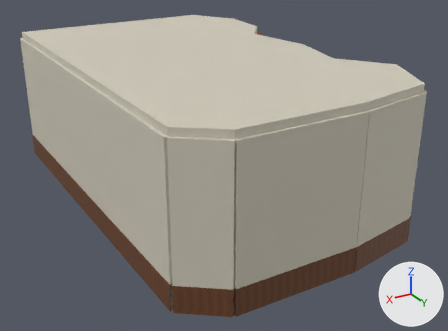
One commit to the Blender file BlenderCatalogue/assets/living_gifts_interior/source/AST-RTL-006.blend: the scene before it, then after it.
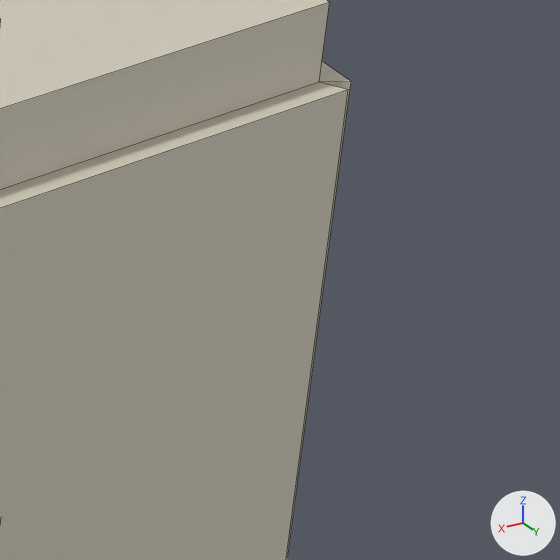
There are two pictures of each version: one whole from a 50 mm lens placed at (12.56, 9.32, 8.37), pointed at (3.74, -5.38, 1.02), one close up on the part from 87% to 100% of the width and 25% to 42% of the height. Every picture has the same lights, and +X, +Y and +Z are marked at lower right. The older version's two pictures come first. The close-ups show mesh edges as thin lines.

Names of what the first close-up shows: 'RTL_ShapedRoof', 'RTL_Wall_0_0', 'RTL_Wall_0_1'.
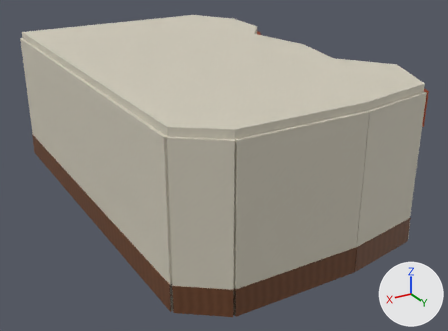
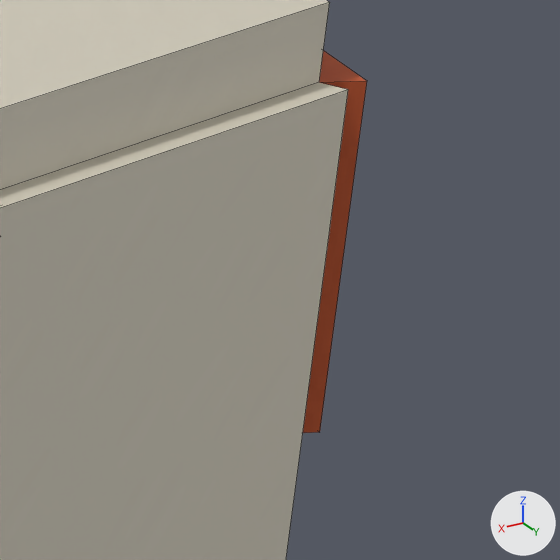
Location of each change, (x1, y1, x2, y2) in pixels of the close-ups (560 x 560 px):
'RTL_Wall_0_0', reshaped: before (286, 61, 351, 560); after (0, 83, 348, 560)
'RTL_Wall_0_1', reshaped (not visible afterwards): before (0, 83, 348, 560)
'RTL_RecessOrange_0_0', reshaped (not visible before): after (303, 50, 367, 433)

Edits to the bpy script that builds the scene:
```text
Change me_rtl_wall_0_0:
    used by ob_rtl_wall_0_0; location = (0.0, 0.0, 0.0)
    remove me_rtl_wall_0_0.from_pydata(...)  # 8 vertices, 6 faces; spans x 0.13..1.07, y -2.33..-0.57, z 0.0..4.1
    add me_rtl_wall_0_0.from_pydata(...)  # 8 vertices, 6 faces; spans x 0.99..3.21, y -0.68..-0.12, z 0.0..4.1
    me_rtl_wall_0_0 part 1
    me_rtl_wall_0_0.vertices[0].co: (0.13, -2.27, 0.0) -> (0.99, -0.52, 0.0)
    me_rtl_wall_0_0.vertices[1].co: (0.93, -0.57, 0.0) -> (3.19, -0.12, 0.0)
    me_rtl_wall_0_0.vertices[2].co: (1.07, -0.63, 0.0) -> (3.21, -0.28, 0.0)
    me_rtl_wall_0_0.vertices[3].co: (0.27, -2.33, 0.0) -> (1.01, -0.68, 0.0)
    me_rtl_wall_0_0.vertices[4].co: (0.13, -2.27, 4.1) -> (0.99, -0.52, 4.1)  # not seen -> pixel (348, 89)
    me_rtl_wall_0_0.vertices[5].co: (0.93, -0.57, 4.1) -> (3.19, -0.12, 4.1)  # pixel (351, 81) -> not seen
    me_rtl_wall_0_0.vertices[6].co: (1.07, -0.63, 4.1) -> (3.21, -0.28, 4.1)
    me_rtl_wall_0_0.vertices[7].co: (0.27, -2.33, 4.1) -> (1.01, -0.68, 4.1)
Change me_rtl_wall_0_1:
    used by ob_rtl_wall_0_1; location = (0.0, 0.0, 0.0)
    remove me_rtl_wall_0_1.from_pydata(...)  # 8 vertices, 6 faces; spans x 0.99..3.21, y -0.68..-0.12, z 0.0..4.1
    add me_rtl_wall_0_1.from_pydata(...)  # 8 vertices, 6 faces; spans x 3.2..6.6, y -0.28..-0.12, z 0.0..4.1
    me_rtl_wall_0_1 part 2
    me_rtl_wall_0_1.vertices[0].co: (0.99, -0.52, 0.0) -> (3.2, -0.12, 0.0)
    me_rtl_wall_0_1.vertices[1].co: (3.19, -0.12, 0.0) -> (6.6, -0.12, 0.0)
    me_rtl_wall_0_1.vertices[2].co: (3.21, -0.28, 0.0) -> (6.6, -0.28, 0.0)
    me_rtl_wall_0_1.vertices[3].co: (1.01, -0.68, 0.0) -> (3.2, -0.28, 0.0)
    me_rtl_wall_0_1.vertices[4].co: (0.99, -0.52, 4.1) -> (3.2, -0.12, 4.1)  # pixel (348, 89) -> not seen
    me_rtl_wall_0_1.vertices[5].co: (3.19, -0.12, 4.1) -> (6.6, -0.12, 4.1)
    me_rtl_wall_0_1.vertices[6].co: (3.21, -0.28, 4.1) -> (6.6, -0.28, 4.1)
    me_rtl_wall_0_1.vertices[7].co: (1.01, -0.68, 4.1) -> (3.2, -0.28, 4.1)
Change me_rtl_recessorange_0_0:
    used by ob_rtl_recessorange_0_0; location = (0.0, 0.0, 0.0)
    remove me_rtl_recessorange_0_0.from_pydata(...)  # 8 vertices, 6 faces; spans x 0.1..1.3, y -3.77..-2.23, z 3.2..4.1
    add me_rtl_recessorange_0_0.from_pydata(...)  # 8 vertices, 6 faces; spans x 0.09..1.11, y -2.35..-0.55, z 3.2..4.1
    me_rtl_recessorange_0_0 part 3
    me_rtl_recessorange_0_0.vertices[0].co: (0.3, -2.23, 3.2) -> (1.11, -0.65, 3.2)
    me_rtl_recessorange_0_0.vertices[1].co: (1.3, -3.63, 3.2) -> (0.31, -2.35, 3.2)
    me_rtl_recessorange_0_0.vertices[2].co: (1.1, -3.77, 3.2) -> (0.09, -2.25, 3.2)
    me_rtl_recessorange_0_0.vertices[3].co: (0.1, -2.37, 3.2) -> (0.89, -0.55, 3.2)  # not seen -> pixel (319, 432)
    me_rtl_recessorange_0_0.vertices[4].co: (0.3, -2.23, 4.1) -> (1.11, -0.65, 4.1)
    me_rtl_recessorange_0_0.vertices[5].co: (1.3, -3.63, 4.1) -> (0.31, -2.35, 4.1)
    me_rtl_recessorange_0_0.vertices[6].co: (1.1, -3.77, 4.1) -> (0.09, -2.25, 4.1)
    me_rtl_recessorange_0_0.vertices[7].co: (0.1, -2.37, 4.1) -> (0.89, -0.55, 4.1)  # not seen -> pixel (367, 80)
```
